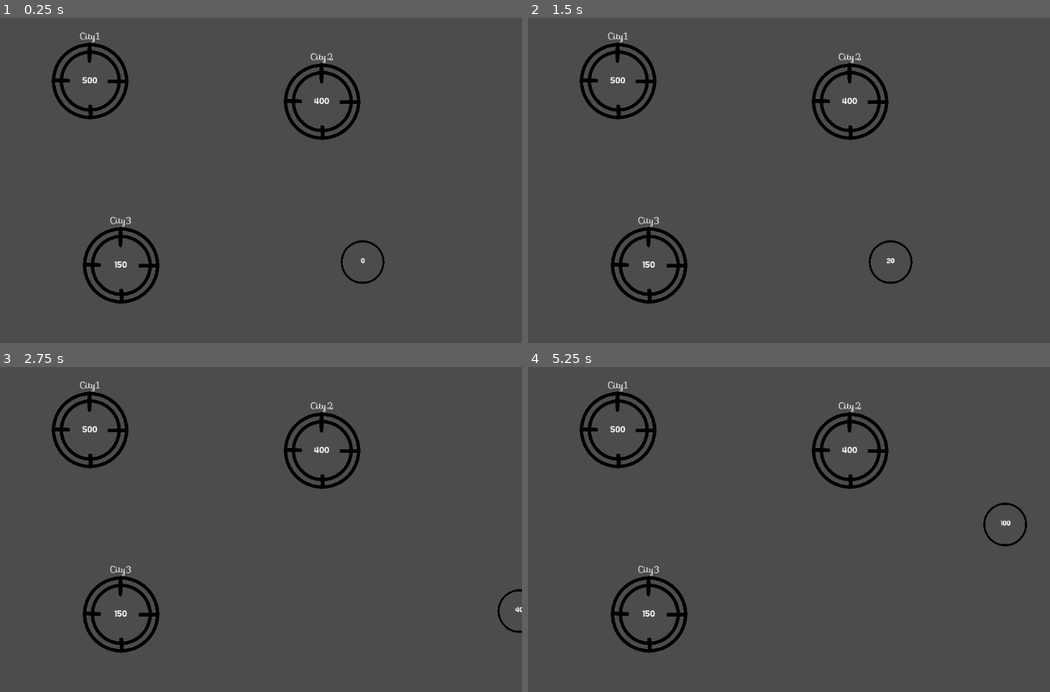
Above: before the commit, frames 1-4 (two rows, left to right).
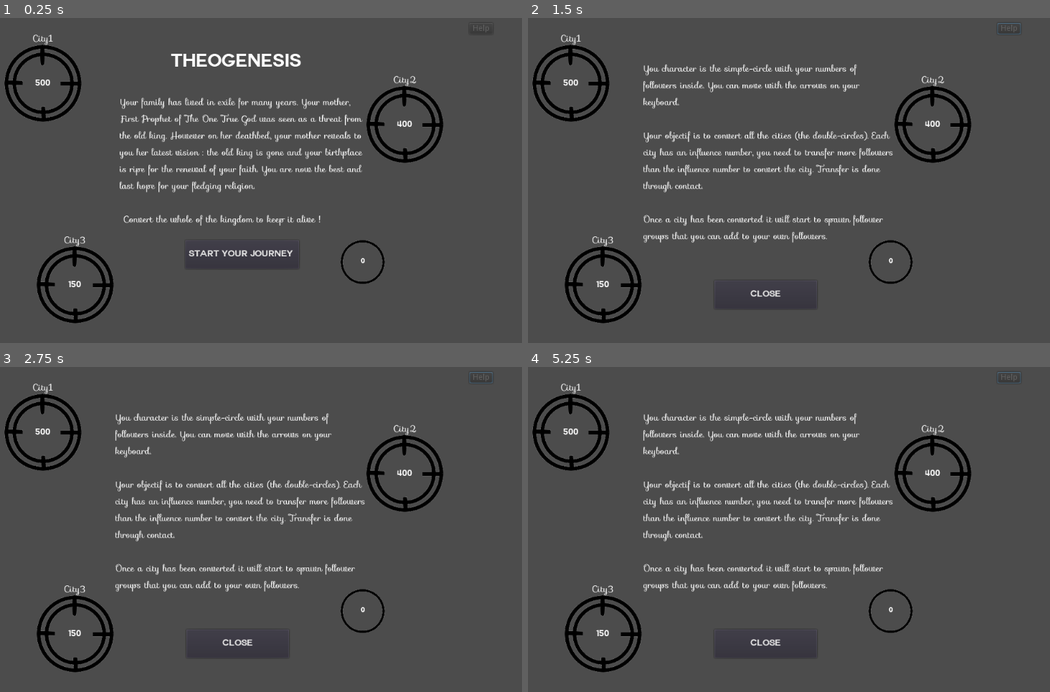
Above: after the commit, the same moments.

Repository: ixio/theogenesis
Game: Godot game, scene res://Main.tscn
The game is run twice, just before and just after one commit, with the same random seed, the same clock (stepped at 60 frames per second) and the same inputs.
Inputs (mouse positions are in pixels of both pictures, inside the frame that each line leads up to):
- Up to frame 1 (0.25 s): no input
- Up to frame 2 (1.5 s): click (768, 255) at 0.5 s, where only the run after the commit has a clickable "Start your journey !"; click (1008, 27) at 1.25 s, where only the run after the commit has a clickable "Help"
- Up to frame 3 (2.75 s): hold Right (ui_right) from 2.03 s (still down)
- Up to frame 4 (5.25 s): release Right (ui_right) at 2.78 s; hold Down (ui_down) 2.78-3.53 s; hold Right (ui_right) 3.53-4.28 s; hold Up (ui_up) 4.28-5.03 s; hold Left (ui_left) from 5.03 s (still down)

The runs differ from the first frame. In frame 1, 9.6% of the frame differs, in the area x 0-85%, y 4-95%; in frame 2, 9.1%; in frame 3, 9.4%; in frame 4, 9.5%.

Commit message:
Add help button&menu and pause system

Diff:
--- a/Main.gd
+++ b/Main.gd
@@ -10,6 +10,7 @@
     randomize()
     for city in $Map.get_children():
         city.connect("converted", self, "new_convert")
+    get_tree().paused = true
 
 func new_convert():
     var all_converted  = true
@@ -36,3 +37,12 @@
         pos.y = clamp(pos.y, 0, $Player.screen_size.y)
         new_followers.position = pos
         add_child(new_followers)
+
+func _on_Menu_pause():
+    get_tree().paused = true
+
+func _on_Menu_started():
+    get_tree().paused = false
+
+func _on_Menu_unpause():
+    get_tree().paused = false
--- a/Main.tscn
+++ b/Main.tscn
@@ -1,13 +1,16 @@
-[gd_scene load_steps=5 format=2]
+[gd_scene load_steps=6 format=2]
 
 [ext_resource path="res://Map.tscn" type="PackedScene" id=1]
 [ext_resource path="res://Player.tscn" type="PackedScene" id=2]
 [ext_resource path="res://Main.gd" type="Script" id=3]
 [ext_resource path="res://FollowerGroup.tscn" type="PackedScene" id=4]
+[ext_resource path="res://Menu.tscn" type="PackedScene" id=5]
 
 [node name="Main" type="Node"]
 script = ExtResource( 3 )
 FollowerGroup = ExtResource( 4 )
+
+[node name="Menu" parent="." instance=ExtResource( 5 )]
 
 [node name="Map" parent="." instance=ExtResource( 1 )]
 
@@ -17,4 +20,7 @@
 
 [node name="SpawnFollowerTimer" type="Timer" parent="."]
 autostart = true
+[connection signal="pause" from="Menu" to="." method="_on_Menu_pause"]
+[connection signal="started" from="Menu" to="." method="_on_Menu_started"]
+[connection signal="unpause" from="Menu" to="." method="_on_Menu_unpause"]
 [connection signal="timeout" from="SpawnFollowerTimer" to="." method="_on_SpawnFollowerTimer_timeout"]
--- a/Map.tscn
+++ b/Map.tscn
@@ -5,11 +5,12 @@
 [node name="Map" type="Node2D"]
 
 [node name="City1" parent="." instance=ExtResource( 1 )]
+position = Vector2( 168.902, 134.95 )
 influence = 500
 
 [node name="City3" parent="." instance=ExtResource( 1 )]
-position = Vector2( 308.34, 460.987 )
+position = Vector2( 226.318, 495.846 )
 influence = 150
 
 [node name="City2" parent="." instance=ExtResource( 1 )]
-position = Vector2( 667.185, 167.759 )
+position = Vector2( 814.825, 208.77 )
--- /dev/null
+++ b/Menu.gd
@@ -0,0 +1,28 @@
+extends CanvasLayer
+
+signal started
+signal pause
+signal unpause
+
+func _hide(node_tree):
+    for node in node_tree.get_children():
+        node.hide()
+
+func _show(node_tree):
+    for node in node_tree.get_children():
+        node.show()
+
+func _on_StartButton_pressed():
+    _hide($StartMenu)
+    $HelpButton.set_disabled(false)
+    emit_signal("started")
+
+func _on_HelpButton_pressed():
+    _show($HelpMenu)
+    $HelpButton.set_disabled(true)
+    emit_signal("pause")
+
+func _on_CloseButton_pressed():
+    _hide($HelpMenu)
+    $HelpButton.set_disabled(false)
+    emit_signal("unpause")
--- a/Menu.tscn
+++ b/Menu.tscn
@@ -1,4 +1,6 @@
-[gd_scene load_steps=7 format=2]
+[gd_scene load_steps=8 format=2]
+
+[ext_resource path="res://Menu.gd" type="Script" id=1]
 
 [sub_resource type="DynamicFontData" id=1]
 font_path = "res://assets/fonts/COUTURE-Bold.ttf"
@@ -20,8 +22,23 @@
 font_data = SubResource( 5 )
 
 [node name="Menu" type="CanvasLayer"]
+pause_mode = 2
+script = ExtResource( 1 )
 
-[node name="TitleLabel" type="Label" parent="."]
+[node name="HelpButton" type="Button" parent="."]
+margin_left = 930.496
+margin_top = 27.1395
+margin_right = 972.496
+margin_bottom = 47.1395
+disabled = true
+text = "Help"
+__meta__ = {
+"_edit_use_anchors_": false
+}
+
+[node name="StartMenu" type="Node" parent="."]
+
+[node name="TitleLabel" type="Label" parent="StartMenu"]
 anchor_left = 0.5
 anchor_top = 0.5
 anchor_right = 0.5
@@ -38,7 +55,7 @@
 "_edit_use_anchors_": false
 }
 
-[node name="MessageLabel" type="Label" parent="."]
+[node name="MessageLabel" type="Label" parent="StartMenu"]
 anchor_left = 0.5
 anchor_top = 1.0
 anchor_right = 0.5
@@ -56,7 +73,7 @@
 "_edit_use_anchors_": false
 }
 
-[node name="Button" type="Button" parent="."]
+[node name="StartButton" type="Button" parent="StartMenu"]
 anchor_left = 0.500718
 anchor_top = 1.0
 anchor_right = 0.500718
@@ -70,3 +87,45 @@
 __meta__ = {
 "_edit_use_anchors_": false
 }
+
+[node name="HelpMenu" type="Node" parent="."]
+
+[node name="CloseButton" type="Button" parent="HelpMenu"]
+visible = false
+anchor_left = 0.500718
+anchor_top = 1.0
+anchor_right = 0.500718
+anchor_bottom = 1.0
+margin_left = -87.7351
+margin_top = -112.0
+margin_right = 95.2649
+margin_bottom = -61.0
+custom_fonts/font = SubResource( 6 )
+text = "Close"
+__meta__ = {
+"_edit_use_anchors_": false
+}
+
+[node name="HelpLabel" type="Label" parent="HelpMenu"]
+visible = false
+anchor_left = 0.5
+anchor_top = 1.0
+anchor_right = 0.5
+anchor_bottom = 1.0
+margin_left = -214.223
+margin_top = -504.679
+margin_right = 232.777
+margin_bottom = -288.679
+custom_fonts/font = SubResource( 4 )
+text = "You character is the simple-circle with your numbers of followers inside. You can move with the arrows on your keyboard.
+
+Your objectif is to convert all the cities (the double-circles). Each city has an influence number, you need to transfer more followers than the influence number to convert the city. Transfer is done through contact.
+
+Once a city has been converted it will start to spawn follower groups that you can add to your own followers."
+autowrap = true
+__meta__ = {
+"_edit_use_anchors_": false
+}
+[connection signal="pressed" from="HelpButton" to="." method="_on_HelpButton_pressed"]
+[connection signal="pressed" from="StartMenu/StartButton" to="." method="_on_StartButton_pressed"]
+[connection signal="pressed" from="HelpMenu/CloseButton" to="." method="_on_CloseButton_pressed"]
